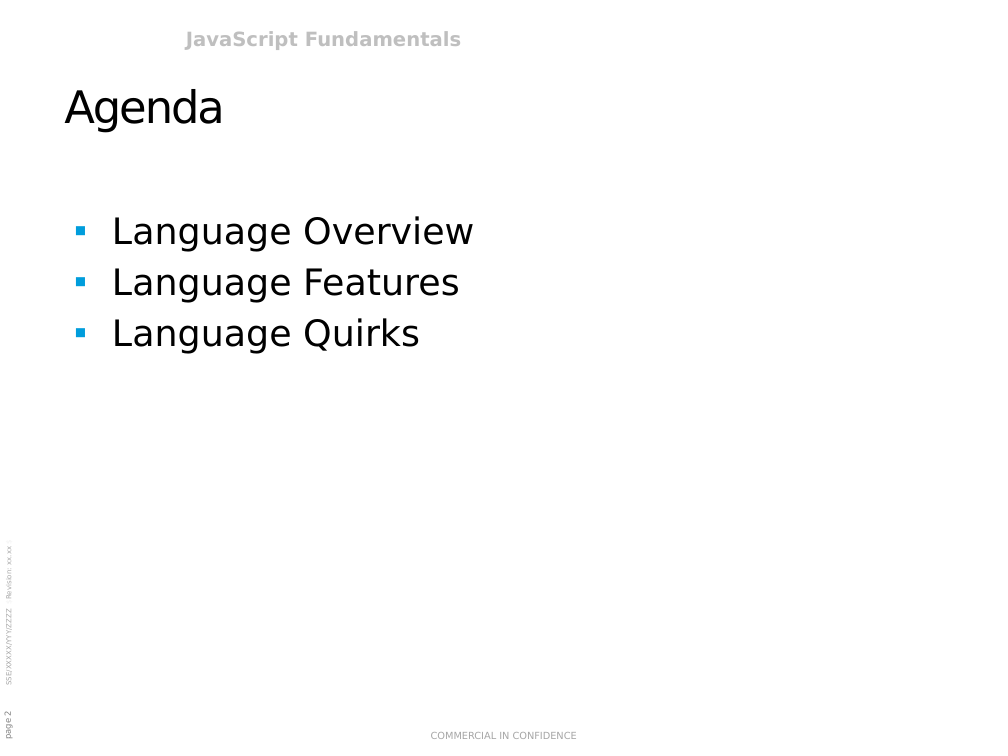
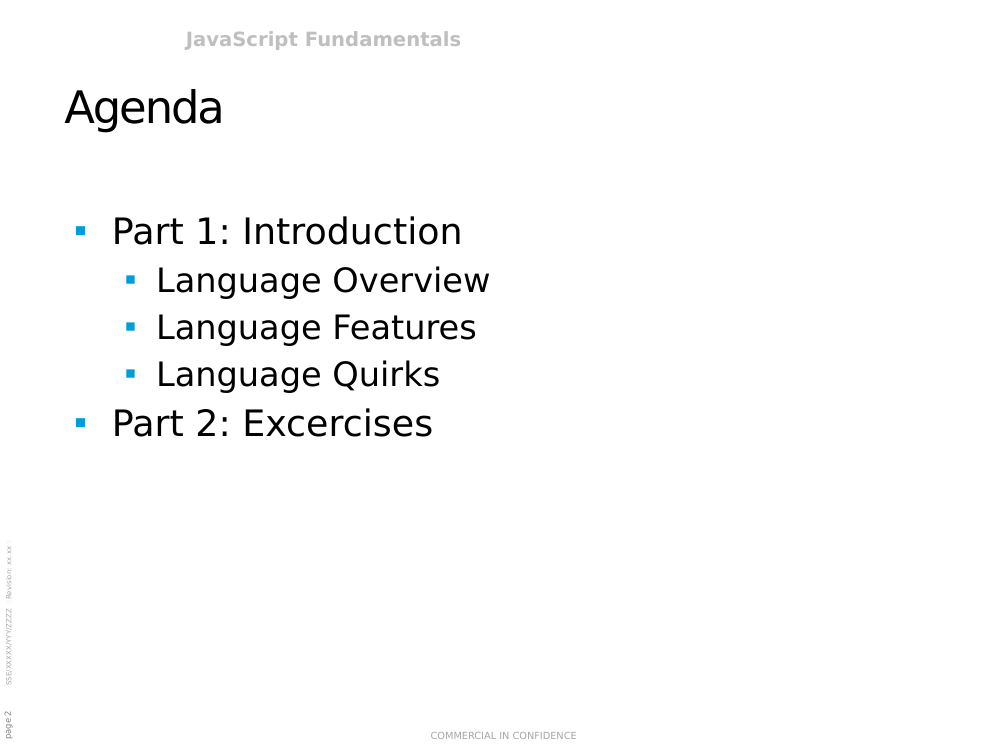
Before and after one commit to rasmusvhansen/javascript-course, a slide deck: slide 2 of JavaScript Fundamentals.pptx. Drawn at 1008x756 pixels with LibreOffice and Linux fonts; fonts in the diff are those of the drawing; background and template pictures are left out. Boxes give left, top, right and bottom in pixels: in the first picture for what was removed or moved away, otherwise in the second. Text is boxed around its words. In the diff, an @@ line names an element or a change of style, - is before the commit and + after.

```diff
--- a/JavaScript Fundamentals.pptx
+++ b/JavaScript Fundamentals.pptx
@@ text at [112, 216, 462, 245]: paragraph added @@
+▪ Part 1: Introduction
@@ text at [156, 266, 490, 393]: size 26 to 24 pt in "Language Overview", "Language Features", "Language Quirks"; list level 1 to 2 in "Language Overview"; list level 1 to 2 in "Language Features"; list level 1 to 2 in "Language Quirks" @@
@@ text at [112, 408, 433, 437]: paragraph added @@
+▪ Part 2: Excercises
```
Also in this commit, not shown: 3 other slides changed, 12 slides added, 26 other files.
